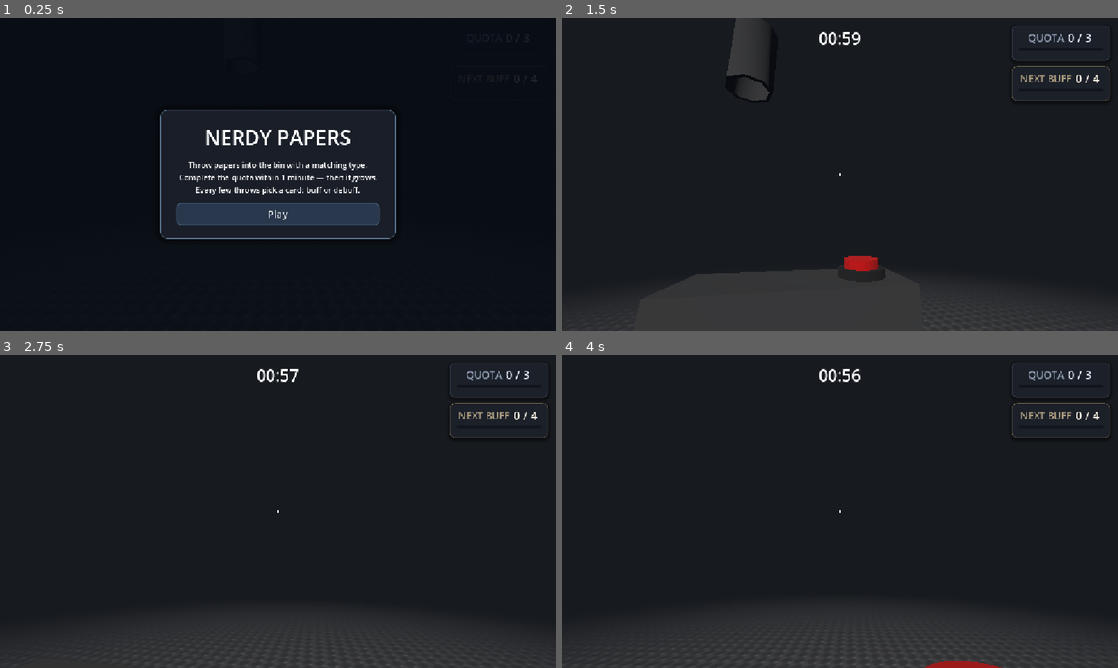
Above: before the commit, frames 1-4 (two rows, left to right).
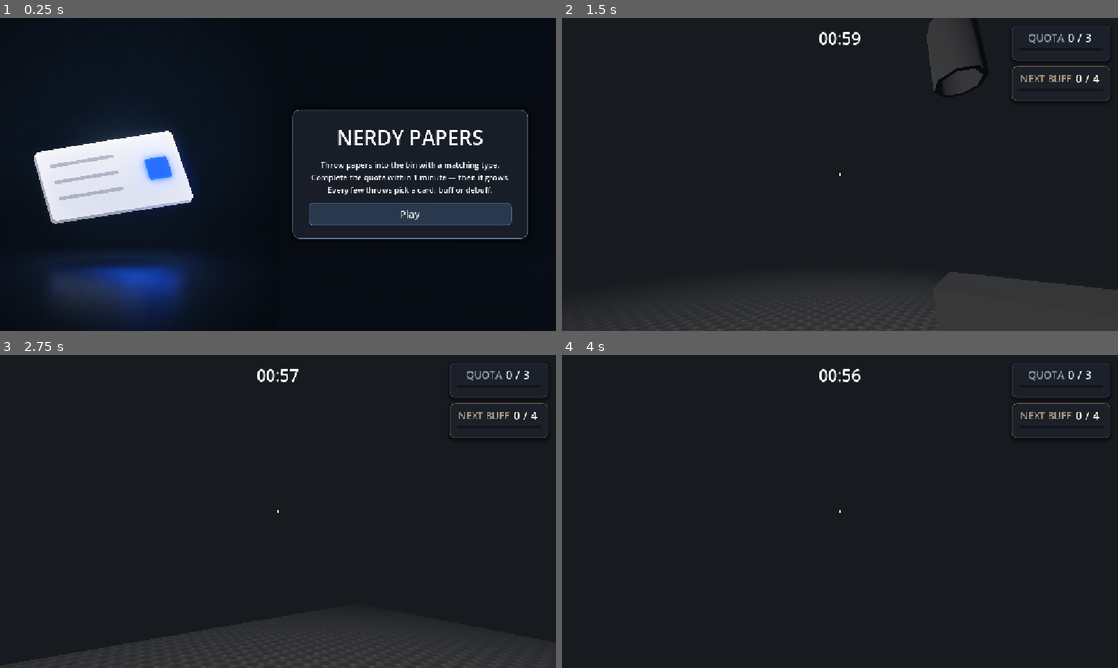
Above: after the commit, the same moments.

Repository: AvSBF/nerdy-papers
Game: Godot game, scene res://Scenes/World.tscn
Same seed, same stepped clock (60 frames per second), same inputs: the game is played once before the commit and once after it.
Inputs (mouse positions are in pixels of both pictures, inside the frame that each line leads up to):
- Up to frame 1 (0.25 s): no input
- Up to frame 2 (1.5 s): click "Play" at 0.5 s; tap Enter at 1.25 s; move the mouse to (867, 174) at 1.27 s; hold W (key_forward) from 1.28 s (still down); hold G (throw) from 1.28 s (still down)
- Up to frame 3 (2.75 s): keep holding W (key_forward); move the mouse to (250, 511) at 2.02 s; release G (throw) at 2.03 s; tap E (interact) at 2.1 s; tap G (throw) at 2.3 s
- Up to frame 4 (4 s): keep holding W (key_forward); move the mouse to (851, 505) at 2.77 s; hold G (throw) 2.78-3.53 s; move the mouse to (834, 517) at 3.52 s; tap G (throw) at 3.6 s

The runs differ from the first frame. In frame 1, 19% of the frame differs, in the area x 6-97%, y 18-99%; in frame 2, 3.3%; in frame 3, 0.3%; in frame 4, 9.7%.

Commit message:
feat: add game icon and styled main menu with description

Diff:
--- a/Scenes/Menus.tscn
+++ b/Scenes/Menus.tscn
@@ -1,8 +1,13 @@
-[gd_scene load_steps=4 format=3]
-
-[ext_resource type="Script" path="res://Scripts/UI/game_controller.gd" id="1_menu"]
+[gd_scene format=3 uid="uid://bm5ttb232s7rp"]
+
+[ext_resource type="Script" uid="uid://i24ph0dqfhc1" path="res://Scripts/UI/game_controller.gd" id="1_menu"]
+[ext_resource type="Texture2D" uid="uid://yq20fexk4pe3" path="res://icon.png" id="2_ek14q"]
 
 [sub_resource type="StyleBoxFlat" id="StyleBoxFlat_panel"]
+content_margin_left = 34.0
+content_margin_top = 28.0
+content_margin_right = 34.0
+content_margin_bottom = 28.0
 bg_color = Color(0.1, 0.12, 0.16, 0.96)
 border_width_left = 1
 border_width_top = 1
@@ -13,10 +18,6 @@
 corner_radius_top_right = 14
 corner_radius_bottom_right = 14
 corner_radius_bottom_left = 14
-content_margin_left = 34.0
-content_margin_top = 28.0
-content_margin_right = 34.0
-content_margin_bottom = 28.0
 shadow_color = Color(0, 0, 0, 0.5)
 shadow_size = 14
 
@@ -32,35 +33,39 @@
 corner_radius_bottom_right = 8
 corner_radius_bottom_left = 8
 
-[node name="Menus" type="CanvasLayer"]
+[node name="Menus" type="CanvasLayer" unique_id=873551931]
+process_mode = 3
 layer = 100
-process_mode = 3
 script = ExtResource("1_menu")
 
-[node name="TimerLabel" type="Label" parent="."]
+[node name="TimerLabel" type="Label" parent="." unique_id=1797835780]
 anchors_preset = 5
 anchor_left = 0.5
-anchor_top = 0.0
 anchor_right = 0.5
-anchor_bottom = 0.0
 offset_left = -60.0
 offset_top = 18.0
 offset_right = 60.0
 offset_bottom = 56.0
 grow_horizontal = 2
 theme_override_font_sizes/font_size = 34
-horizontal_alignment = 1
 text = "01:00"
-
-[node name="MainMenu" type="Control" parent="."]
-anchors_preset = 15
-anchor_right = 1.0
-anchor_bottom = 1.0
-grow_horizontal = 2
-grow_vertical = 2
-
-[node name="Dimmer" type="ColorRect" parent="MainMenu"]
-anchors_preset = 15
+horizontal_alignment = 1
+
+[node name="MainMenu" type="Control" parent="." unique_id=318758895]
+layout_mode = 3
+anchors_preset = 15
+anchor_right = 1.0
+anchor_bottom = 1.0
+grow_horizontal = 2
+grow_vertical = 2
+
+[node name="Sprite2D2" type="Sprite2D" parent="MainMenu" unique_id=463416448]
+position = Vector2(1797, 329.00003)
+scale = Vector2(1.9533492, 0.5398724)
+texture = ExtResource("2_ek14q")
+
+[node name="Dimmer" type="ColorRect" parent="MainMenu" unique_id=2088718387]
+layout_mode = 0
 anchor_right = 1.0
 anchor_bottom = 1.0
 grow_horizontal = 2
@@ -68,47 +73,63 @@
 mouse_filter = 2
 color = Color(0.03, 0.05, 0.08, 0.9)
 
-[node name="Center" type="CenterContainer" parent="MainMenu"]
-anchors_preset = 15
-anchor_right = 1.0
-anchor_bottom = 1.0
-grow_horizontal = 2
-grow_vertical = 2
-
-[node name="Panel" type="PanelContainer" parent="MainMenu/Center"]
+[node name="Center" type="CenterContainer" parent="MainMenu" unique_id=1864132558]
+layout_mode = 1
+anchors_preset = 15
+anchor_right = 1.0
+anchor_bottom = 1.0
+offset_left = 548.0
+grow_horizontal = 2
+grow_vertical = 2
+
+[node name="Panel" type="PanelContainer" parent="MainMenu/Center" unique_id=713324924]
+layout_mode = 2
 theme_override_styles/panel = SubResource("StyleBoxFlat_panel")
 
-[node name="VBox" type="VBoxContainer" parent="MainMenu/Center/Panel"]
+[node name="VBox" type="VBoxContainer" parent="MainMenu/Center/Panel" unique_id=494896429]
+layout_mode = 2
 theme_override_constants/separation = 16
 
-[node name="Title" type="Label" parent="MainMenu/Center/Panel/VBox"]
+[node name="Title" type="Label" parent="MainMenu/Center/Panel/VBox" unique_id=1117281456]
+layout_mode = 2
 theme_override_font_sizes/font_size = 42
-horizontal_alignment = 1
 text = "NERDY PAPERS"
-
-[node name="Desc" type="Label" parent="MainMenu/Center/Panel/VBox"]
+horizontal_alignment = 1
+
+[node name="Desc" type="Label" parent="MainMenu/Center/Panel/VBox" unique_id=1131713906]
 custom_minimum_size = Vector2(420, 0)
+layout_mode = 2
+text = "Throw papers into the bin with a matching type.
+Complete the quota within 1 minute — then it grows.
+Every few throws pick a card: buff or debuff."
 horizontal_alignment = 1
 autowrap_mode = 2
-text = "Throw papers into the bin with a matching type.\nComplete the quota within 1 minute — then it grows.\nEvery few throws pick a card: buff or debuff."
-
-[node name="PlayButton" type="Button" parent="MainMenu/Center/Panel/VBox"]
+
+[node name="PlayButton" type="Button" parent="MainMenu/Center/Panel/VBox" unique_id=1832909599]
 custom_minimum_size = Vector2(240, 46)
-theme_override_styles/normal = SubResource("StyleBoxFlat_button")
-theme_override_styles/hover = SubResource("StyleBoxFlat_button")
-theme_override_styles/pressed = SubResource("StyleBoxFlat_button")
+layout_mode = 2
 theme_override_font_sizes/font_size = 20
+theme_override_styles/normal = SubResource("StyleBoxFlat_button")
+theme_override_styles/pressed = SubResource("StyleBoxFlat_button")
+theme_override_styles/hover = SubResource("StyleBoxFlat_button")
 text = "Play"
 
-[node name="PauseMenu" type="Control" parent="."]
-anchors_preset = 15
-anchor_right = 1.0
-anchor_bottom = 1.0
-grow_horizontal = 2
-grow_vertical = 2
-
-[node name="Dimmer" type="ColorRect" parent="PauseMenu"]
-anchors_preset = 15
+[node name="Sprite2D" type="Sprite2D" parent="MainMenu/Center" unique_id=1246993040]
+position = Vector2(-312, 326.99997)
+scale = Vector2(0.5398724, 0.5398724)
+texture = ExtResource("2_ek14q")
+
+[node name="PauseMenu" type="Control" parent="." unique_id=1821944514]
+visible = false
+layout_mode = 3
+anchors_preset = 15
+anchor_right = 1.0
+anchor_bottom = 1.0
+grow_horizontal = 2
+grow_vertical = 2
+
+[node name="Dimmer" type="ColorRect" parent="PauseMenu" unique_id=76165805]
+layout_mode = 0
 anchor_right = 1.0
 anchor_bottom = 1.0
 grow_horizontal = 2
@@ -116,57 +137,65 @@
 mouse_filter = 2
 color = Color(0.03, 0.05, 0.08, 0.75)
 
-[node name="Center" type="CenterContainer" parent="PauseMenu"]
-anchors_preset = 15
-anchor_right = 1.0
-anchor_bottom = 1.0
-grow_horizontal = 2
-grow_vertical = 2
-
-[node name="Panel" type="PanelContainer" parent="PauseMenu/Center"]
+[node name="Center" type="CenterContainer" parent="PauseMenu" unique_id=805980676]
+layout_mode = 0
+anchor_right = 1.0
+anchor_bottom = 1.0
+grow_horizontal = 2
+grow_vertical = 2
+
+[node name="Panel" type="PanelContainer" parent="PauseMenu/Center" unique_id=1450755648]
+layout_mode = 2
 theme_override_styles/panel = SubResource("StyleBoxFlat_panel")
 
-[node name="VBox" type="VBoxContainer" parent="PauseMenu/Center/Panel"]
+[node name="VBox" type="VBoxContainer" parent="PauseMenu/Center/Panel" unique_id=451302160]
+layout_mode = 2
 theme_override_constants/separation = 14
 
-[node name="Title" type="Label" parent="PauseMenu/Center/Panel/VBox"]
+[node name="Title" type="Label" parent="PauseMenu/Center/Panel/VBox" unique_id=1529546202]
+layout_mode = 2
 theme_override_font_sizes/font_size = 34
-horizontal_alignment = 1
 text = "PAUSE"
-
-[node name="ContinueButton" type="Button" parent="PauseMenu/Center/Panel/VBox"]
-custom_minimum_size = Vector2(240, 42)
-theme_override_styles/normal = SubResource("StyleBoxFlat_button")
-theme_override_styles/hover = SubResource("StyleBoxFlat_button")
-theme_override_styles/pressed = SubResource("StyleBoxFlat_button")
-theme_override_font_sizes/font_size = 18
+horizontal_alignment = 1
+
+[node name="ContinueButton" type="Button" parent="PauseMenu/Center/Panel/VBox" unique_id=1747011268]
+custom_minimum_size = Vector2(240, 42)
+layout_mode = 2
+theme_override_font_sizes/font_size = 18
+theme_override_styles/normal = SubResource("StyleBoxFlat_button")
+theme_override_styles/pressed = SubResource("StyleBoxFlat_button")
+theme_override_styles/hover = SubResource("StyleBoxFlat_button")
 text = "Continue"
 
-[node name="RestartButton" type="Button" parent="PauseMenu/Center/Panel/VBox"]
-custom_minimum_size = Vector2(240, 42)
-theme_override_styles/normal = SubResource("StyleBoxFlat_button")
-theme_override_styles/hover = SubResource("StyleBoxFlat_button")
-theme_override_styles/pressed = SubResource("StyleBoxFlat_button")
-theme_override_font_sizes/font_size = 18
+[node name="RestartButton" type="Button" parent="PauseMenu/Center/Panel/VBox" unique_id=192959040]
+custom_minimum_size = Vector2(240, 42)
+layout_mode = 2
+theme_override_font_sizes/font_size = 18
+theme_override_styles/normal = SubResource("StyleBoxFlat_button")
+theme_override_styles/pressed = SubResource("StyleBoxFlat_button")
+theme_override_styles/hover = SubResource("StyleBoxFlat_button")
 text = "Restart"
 
-[node name="MenuButton" type="Button" parent="PauseMenu/Center/Panel/VBox"]
-custom_minimum_size = Vector2(240, 42)
-theme_override_styles/normal = SubResource("StyleBoxFlat_button")
-theme_override_styles/hover = SubResource("StyleBoxFlat_button")
-theme_override_styles/pressed = SubResource("StyleBoxFlat_button")
-theme_override_font_sizes/font_size = 18
+[node name="MenuButton" type="Button" parent="PauseMenu/Center/Panel/VBox" unique_id=838800811]
+custom_minimum_size = Vector2(240, 42)
+layout_mode = 2
+theme_override_font_sizes/font_size = 18
+theme_override_styles/normal = SubResource("StyleBoxFlat_button")
+theme_override_styles/pressed = SubResource("StyleBoxFlat_button")
+theme_override_styles/hover = SubResource("StyleBoxFlat_button")
 text = "Main Menu"
 
-[node name="DefeatScreen" type="Control" parent="."]
-anchors_preset = 15
-anchor_right = 1.0
-anchor_bottom = 1.0
-grow_horizontal = 2
-grow_vertical = 2
-
-[node name="Dimmer" type="ColorRect" parent="DefeatScreen"]
-anchors_preset = 15
+[node name="DefeatScreen" type="Control" parent="." unique_id=723445295]
+visible = false
+layout_mode = 3
+anchors_preset = 15
+anchor_right = 1.0
+anchor_bottom = 1.0
+grow_horizontal = 2
+grow_vertical = 2
+
+[node name="Dimmer" type="ColorRect" parent="DefeatScreen" unique_id=161665381]
+layout_mode = 0
 anchor_right = 1.0
 anchor_bottom = 1.0
 grow_horizontal = 2
@@ -174,40 +203,46 @@
 mouse_filter = 2
 color = Color(0.12, 0.03, 0.03, 0.92)
 
-[node name="Center" type="CenterContainer" parent="DefeatScreen"]
-anchors_preset = 15
-anchor_right = 1.0
-anchor_bottom = 1.0
-grow_horizontal = 2
-grow_vertical = 2
-
-[node name="Panel" type="PanelContainer" parent="DefeatScreen/Center"]
+[node name="Center" type="CenterContainer" parent="DefeatScreen" unique_id=1825316258]
+layout_mode = 0
+anchor_right = 1.0
+anchor_bottom = 1.0
+grow_horizontal = 2
+grow_vertical = 2
+
+[node name="Panel" type="PanelContainer" parent="DefeatScreen/Center" unique_id=1307082676]
+layout_mode = 2
 theme_override_styles/panel = SubResource("StyleBoxFlat_panel")
 
-[node name="VBox" type="VBoxContainer" parent="DefeatScreen/Center/Panel"]
+[node name="VBox" type="VBoxContainer" parent="DefeatScreen/Center/Panel" unique_id=808684187]
+layout_mode = 2
 theme_override_constants/separation = 14
 
-[node name="Title" type="Label" parent="DefeatScreen/Center/Panel/VBox"]
+[node name="Title" type="Label" parent="DefeatScreen/Center/Panel/VBox" unique_id=1272348372]
+layout_mode = 2
 theme_override_font_sizes/font_size = 36
-horizontal_alignment = 1
 text = "DEFEAT"
-
-[node name="Desc" type="Label" parent="DefeatScreen/Center/Panel/VBox"]
-horizontal_alignment = 1
+horizontal_alignment = 1
+
+[node name="Desc" type="Label" parent="DefeatScreen/Center/Panel/VBox" unique_id=803932256]
+layout_mode = 2
 text = "Quota not completed in time!"
-
-[node name="RestartButton" type="Button" parent="DefeatScreen/Center/Panel/VBox"]
-custom_minimum_size = Vector2(240, 42)
-theme_override_styles/normal = SubResource("StyleBoxFlat_button")
-theme_override_styles/hover = SubResource("StyleBoxFlat_button")
-theme_override_styles/pressed = SubResource("StyleBoxFlat_button")
-theme_override_font_sizes/font_size = 18
+horizontal_alignment = 1
+
+[node name="RestartButton" type="Button" parent="DefeatScreen/Center/Panel/VBox" unique_id=1290557073]
+custom_minimum_size = Vector2(240, 42)
+layout_mode = 2
+theme_override_font_sizes/font_size = 18
+theme_override_styles/normal = SubResource("StyleBoxFlat_button")
+theme_override_styles/pressed = SubResource("StyleBoxFlat_button")
+theme_override_styles/hover = SubResource("StyleBoxFlat_button")
 text = "Restart"
 
-[node name="MenuButton" type="Button" parent="DefeatScreen/Center/Panel/VBox"]
-custom_minimum_size = Vector2(240, 42)
-theme_override_styles/normal = SubResource("StyleBoxFlat_button")
-theme_override_styles/hover = SubResource("StyleBoxFlat_button")
-theme_override_styles/pressed = SubResource("StyleBoxFlat_button")
-theme_override_font_sizes/font_size = 18
+[node name="MenuButton" type="Button" parent="DefeatScreen/Center/Panel/VBox" unique_id=1607079165]
+custom_minimum_size = Vector2(240, 42)
+layout_mode = 2
+theme_override_font_sizes/font_size = 18
+theme_override_styles/normal = SubResource("StyleBoxFlat_button")
+theme_override_styles/pressed = SubResource("StyleBoxFlat_button")
+theme_override_styles/hover = SubResource("StyleBoxFlat_button")
 text = "Main Menu"
--- a/project.godot
+++ b/project.godot
@@ -11,9 +11,13 @@
 [application]
 
 config/name="Nerdy Papers"
+config/description="Throw papers into the bin with a matching type.
+Complete the quota within 1 minute — then it grows.
+Every few throws pick a card: buff or debuff."
+config/version="0.1"
 run/main_scene="uid://mc4yqo01ompn"
 config/features=PackedStringArray("4.7", "Forward Plus")
-config/icon="res://icon.svg"
+config/icon="uid://yq20fexk4pe3"
 
 [display]
 
Binary file added: icon.png
Not shown, added: icon.png.import
